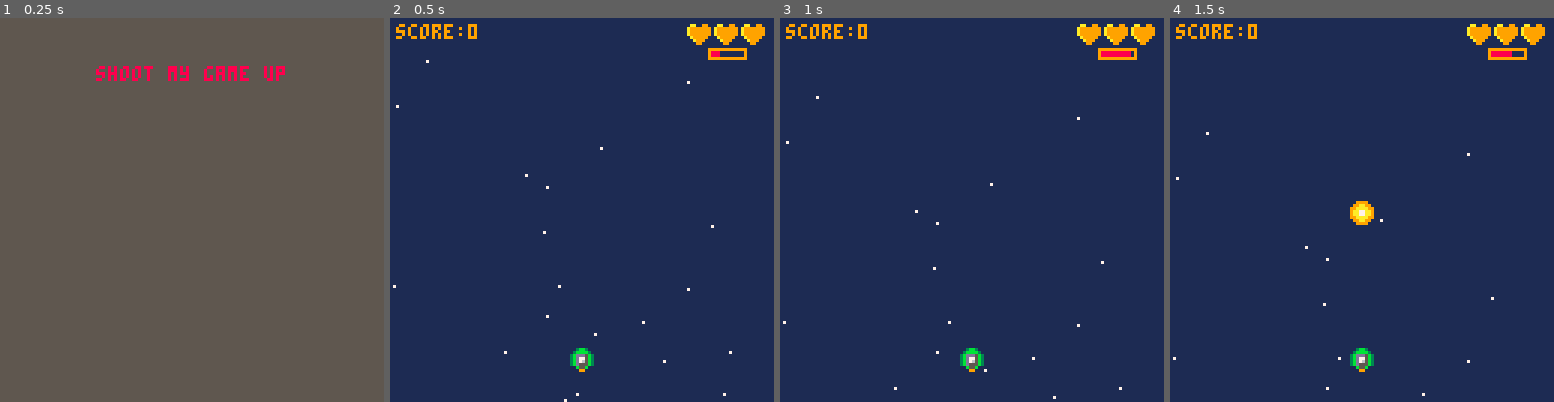
Above: before the commit, frames 1-4 (left to right).
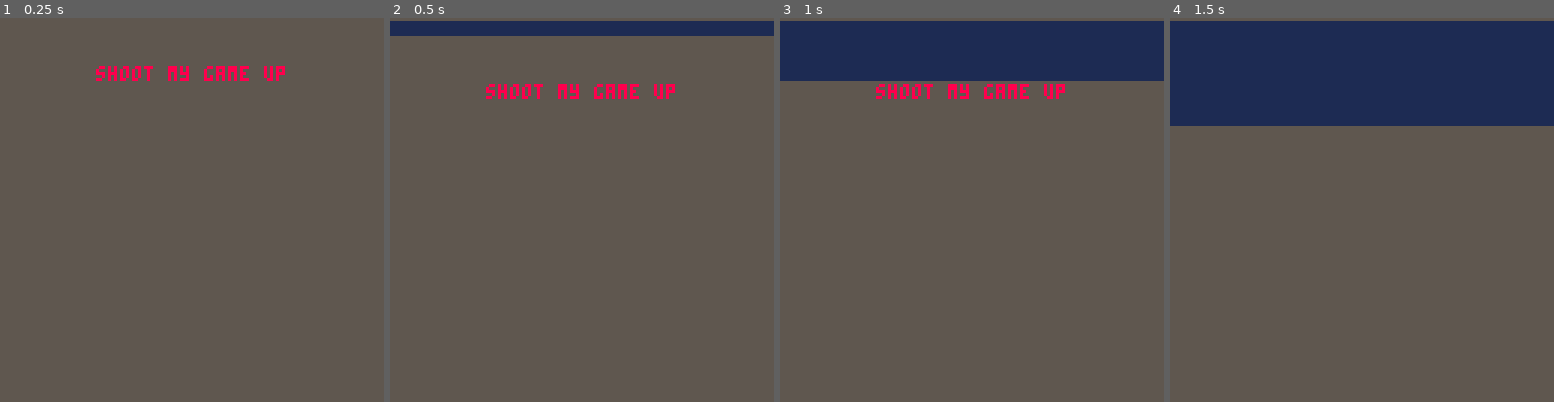
Above: after the commit, the same moments.

Repository: eSuardOdin/my_pico-8_games
Game: PICO-8 cartridge shmup/shmup.p8
Two runs of this game, one before a commit and one after it. Both use one fixed random seed, a clock stepped at 60 frames per second and the inputs below.
Inputs:
- Up to frame 1 (0.25 s): no input
- Up to frame 2 (0.5 s): tap X (X key) at 0.33 s
- Up to frame 3 (1 s): no input
- Up to frame 4 (1.5 s): tap X (X key) at 1.07 s

Frame 1 is identical in both runs. In frame 2, 97% of the frame differs, in the area x 0-100%, y 0-100%; in frame 3, 86%; in frame 4, 74%.

Commit message:
menu -> game basic transition

Diff:
--- a/shmup/shmup.p8
+++ b/shmup/shmup.p8
@@ -47,7 +47,6 @@
 
 		draw_foes()
 	elseif(state=="menu")then
-		cls(5)
 		draw_menu()
 	end
 end
@@ -126,6 +125,8 @@
 	title="shoot my game up"
 	title_pos=0
 	flick=0
+	game_screen=0
+	is_launch=false
 	state="menu"
 end
 
@@ -140,20 +141,33 @@
 	end
 
 	if(btn(❎))then
-		state="game"
+		--state="game"
+		is_launch=true
+	end
+
+	if(is_launch and
+	  game_screen==128)then
+	 state="game"
 	end
 end
 
 function draw_menu()
-	cprint("shoot my game up",
+	if(not is_launch)then
+		cls(5)
+		cprint("shoot my game up",
 						title_pos,8)
-	if(flick<8and title_pos==52)then
+	end
+	if(flick<8
+			and title_pos==52
+			and not is_launch)then
 		cprint("push x button",
 						title_pos+8,7)
-	end
---	print("push x button",
---	40,64,7)
-
+	elseif(is_launch)then
+		game_screen+=1
+		for x=0,128do
+			pset(x,game_screen,1)
+		end
+	end
 end
 -->8
 --update functions
Not shown, changed: 20 lines of the sprite sheet (__gfx__) section of shmup/shmup.p8
